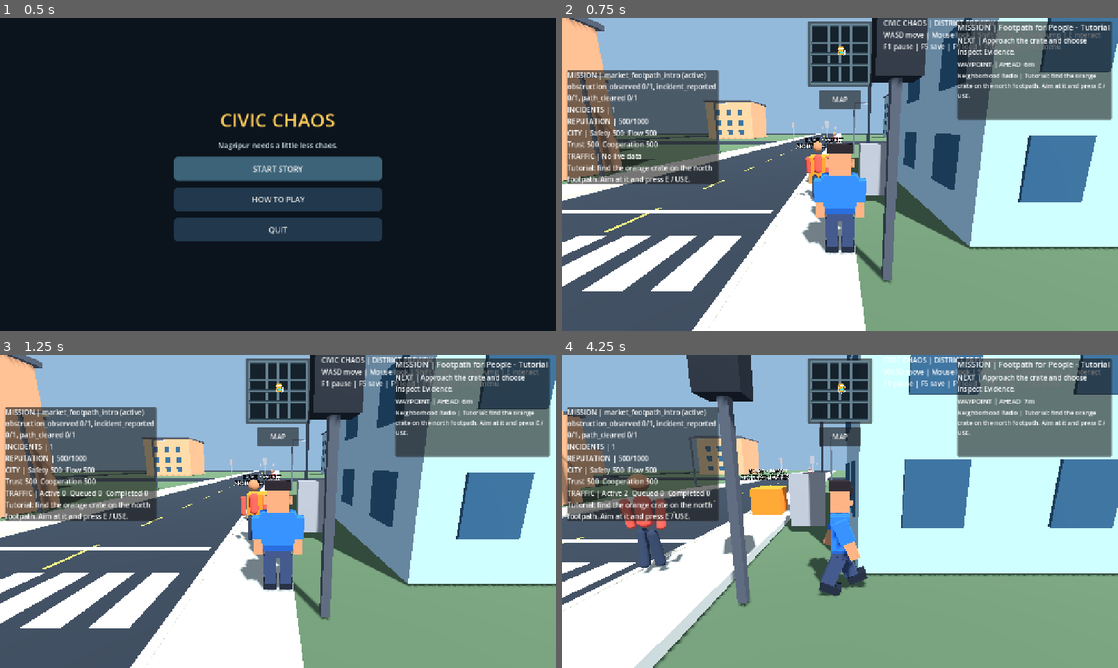
Above: before the commit, frames 1-4 (two rows, left to right).
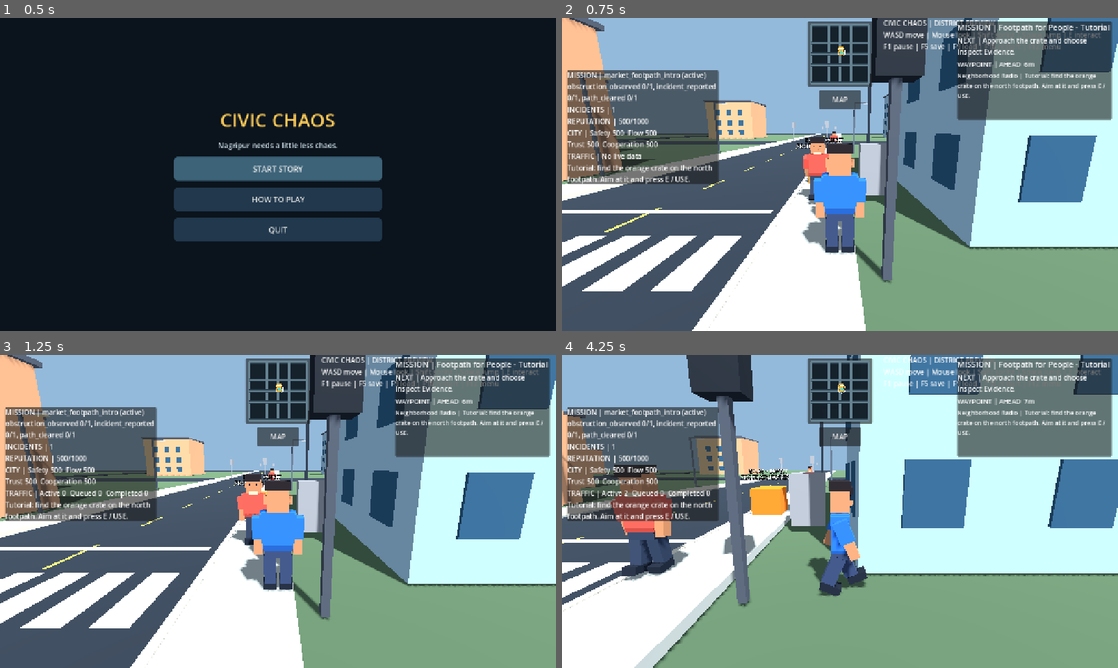
Above: after the commit, the same moments.

Repository: gauravprajapat-23/civic-chaos
Game: Godot game, scene res://scenes/core/menu.tscn
Two runs of this game, one before a commit and one after it. Both use one fixed random seed, a clock stepped at 60 frames per second and the inputs below.
Inputs (mouse positions are in pixels of both pictures, inside the frame that each line leads up to):
- Up to frame 1 (0.5 s): no input
- Up to frame 2 (0.75 s): click "START STORY" at 0.5 s
- Up to frame 3 (1.25 s): no input
- Up to frame 4 (4.25 s): click "MAP" at 1.25 s; move the mouse to (962, 495) at 2.02 s; hold D (move_right) 2.03-2.75 s; hold E (interact) 2.03-2.75 s; click (962, 495) at 2.17 s; drag from (728, 527) to (812, 574) at 2.77 s; move the mouse to (895, 442) at 3.52 s; hold D (move_right) from 3.53 s (still down); tap M at 3.6 s

Frame 1 is identical in both runs. In frame 2, 0.4% of the frame differs, in the area x 42-50%, y 36-60%; in frame 3, 0.5%; in frame 4, 1.8%, in the area x 8-46%, y 35-73%.

Commit message:
feat(art): give all walking NPCs clothed low-poly bodies and faces [skip ci]

Diff:
--- a/scripts/npc/district_pedestrians.gd
+++ b/scripts/npc/district_pedestrians.gd
@@ -22,6 +22,7 @@
 const VEHICLE_CLEARANCE: float = 1.5
 const PERSONAL_SPACE: float = 1.4
 const HARD_SEPARATION: float = 0.72 # Wider than two 0.32m collision radii.
+const CharacterArt = preload("res://scripts/rendering/low_poly_character.gd")
 const FreeRoamChallenges = preload("res://scripts/civic/free_roam_challenges.gd")
 const NpcPersonality = preload("res://scripts/npc/npc_personality.gd")
 const NpcBlackboard = preload("res://scripts/npc/npc_blackboard.gd")
@@ -98,12 +99,13 @@
         walker.name = "Pedestrian_%02d" % index
         add_child(walker)
         var color: Color = shirt_colors[index % shirt_colors.size()]
-        _part(walker, "Torso", Vector3(0, 1.18, 0), Vector3(0.42, 0.62, 0.26), color)
-        _part(walker, "Head", Vector3(0, 1.72, 0), Vector3(0.31, 0.33, 0.31), Color(0.70, 0.46, 0.31))
-        var left_arm := _part(walker, "LeftArm", Vector3(-0.31, 1.13, 0), Vector3(0.15, 0.59, 0.18), color)
-        var right_arm := _part(walker, "RightArm", Vector3(0.31, 1.13, 0), Vector3(0.15, 0.59, 0.18), color)
-        var left_leg := _part(walker, "LeftLeg", Vector3(-0.12, 0.45, 0), Vector3(0.17, 0.78, 0.19), Color(0.17, 0.21, 0.28))
-        var right_leg := _part(walker, "RightLeg", Vector3(0.12, 0.45, 0), Vector3(0.17, 0.78, 0.19), Color(0.17, 0.21, 0.28))
+        var parts: Dictionary = CharacterArt.build(walker, color,
+            Color(0.70, 0.46, 0.31), Color(0.17, 0.21, 0.28),
+            Color(0.93, 0.80, 0.55))
+        var left_arm: Node3D = parts["LeftArm"]
+        var right_arm: Node3D = parts["RightArm"]
+        var left_leg: Node3D = parts["LeftLeg"]
+        var right_leg: Node3D = parts["RightLeg"]
         # Search an unoccupied start; overlapping capsules cannot resolve
         # themselves through simple stop-on-obstacle avoidance.
         var spawn_progress: float = float(index) * 5.0
